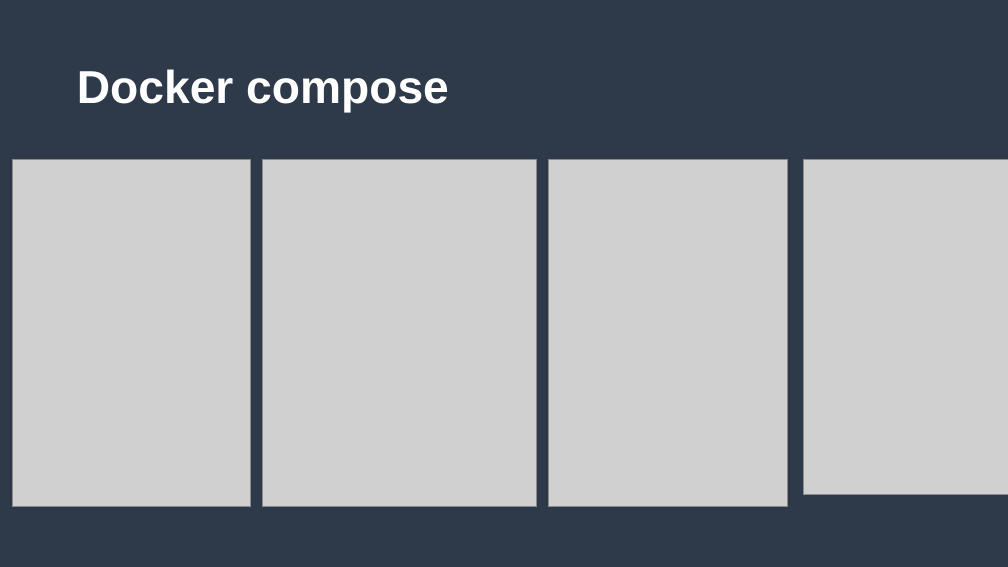
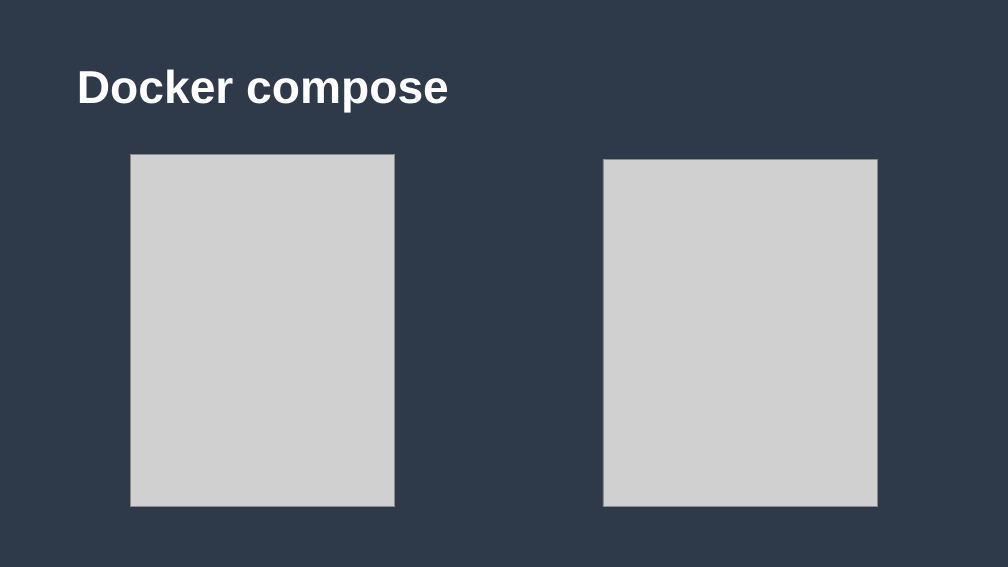
Before and after one commit to deutschah/IOT3, a slide deck: slide 10 of IOT3.pptx. Drawn at 1008x567 pixels with LibreOffice and Linux fonts; fonts in the diff are those of the drawing; grey boxes stand for pictures; background and template pictures are left out. Boxes give left, top, right and bottom in pixels: in the first picture for what was removed or moved away, otherwise in the second. Text is boxed around its words. In the diff, an @@ line names an element or a change of style, - is before the commit and + after.

```diff
--- a/IOT3.pptx
+++ b/IOT3.pptx
@@ picture: place and size @@
-picture at [12,160,250,507]
+picture at [130,154,394,507]
@@ picture removed at [548,160,787,507] @@
@@ picture: place and size @@
-picture at [262,160,537,507]
+picture at [603,160,878,507]
@@ picture removed at [804,160,1008,495] @@
```
Also in this commit, not shown: 5 other slides changed, 3 slides added, 2 slides removed.
